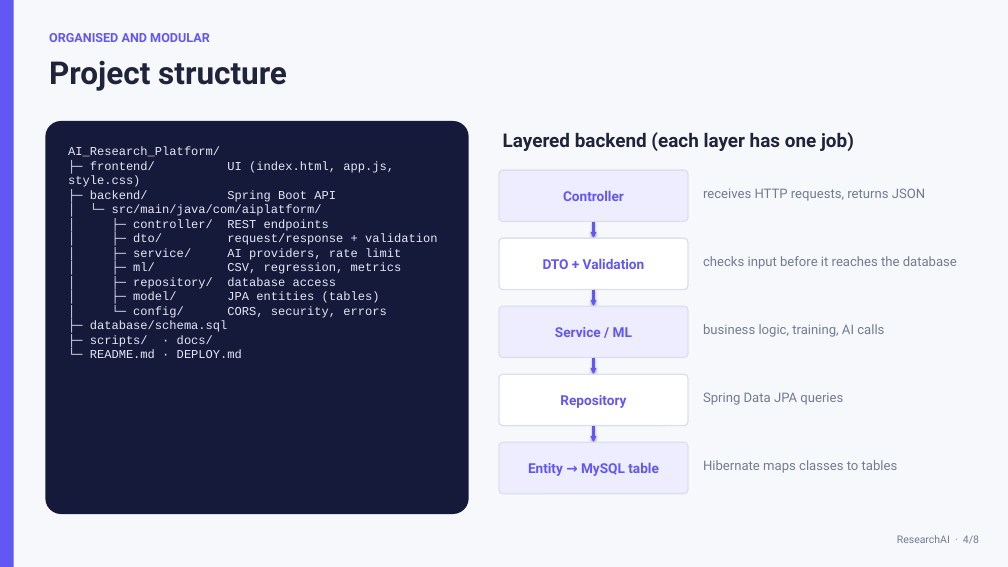
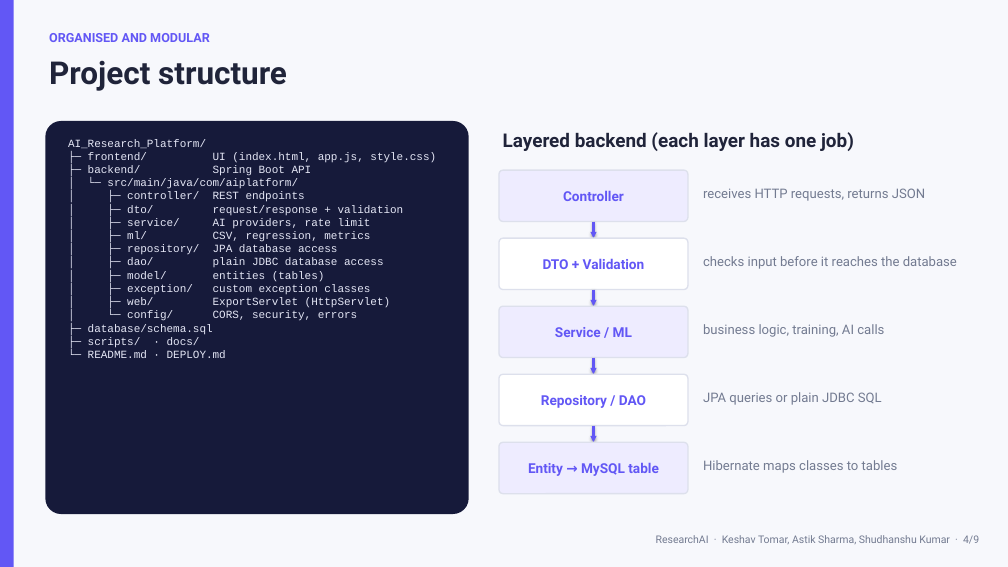
Before and after one commit to keshavtomar1606-gif/AI_Research_Plateform, a slide deck: slide 4 of docs/presentation/ResearchAI_Review1.pptx. Drawn at 1008x567 pixels with LibreOffice and Linux fonts; fonts in the diff are those of the drawing. Boxes give left, top, right and bottom in pixels: in the first picture for what was removed or moved away, otherwise in the second. Text is boxed around its words. In the diff, an @@ line names an element or a change of style, - is before the commit and + after.

```diff
--- a/docs/presentation/ResearchAI_Review1.pptx
+++ b/docs/presentation/ResearchAI_Review1.pptx
@@ text at [68,139,436,358]: text changed; size 11.5 to 10.5 pt @@
-AI_Research_Platform/
-├─ frontend/ UI (index.html, app.js, style.css)
-├─ backend/ Spring Boot API
-│ └─ src/main/java/com/aiplatform/
-│ ├─ controller/ REST endpoints
-│ ├─ dto/ request/response + validation
-│ ├─ service/ AI providers, rate limit
-│ ├─ ml/ CSV, regression, metrics
-│ ├─ repository/ database access
-│ ├─ model/ JPA entities (tables)
-│ └─ config/ CORS, security, errors
-├─ database/schema.sql
-├─ scripts/ · docs/
-└─ README.md · DEPLOY.md
+AI_Research_Platform/
+├─ frontend/ UI (index.html, app.js, style.css)
+├─ backend/ Spring Boot API
+│ └─ src/main/java/com/aiplatform/
+│ ├─ controller/ REST endpoints
+│ ├─ dto/ request/response + validation
+│ ├─ service/ AI providers, rate limit
+│ ├─ ml/ CSV, regression, metrics
+│ ├─ repository/ JPA database access
+│ ├─ dao/ plain JDBC database access
+│ ├─ model/ entities (tables)
+│ ├─ exception/ custom exception classes
+│ ├─ web/ ExportServlet (HttpServlet)
+│ └─ config/ CORS, security, errors
+├─ database/schema.sql
+├─ scripts/ · docs/
+└─ README.md · DEPLOY.md
@@ text in rounded rectangle at [541,395,646,408]: text changed @@
-Repository
+Repository / DAO
@@ text at [703,392,882,405]: text changed @@
-Spring Data JPA queries
+JPA queries or plain JDBC SQL
@@ text at [656,535,979,544]: text changed @@
-ResearchAI · 4/8
+ResearchAI · Keshav Tomar, Astik Sharma, Shudhanshu Kumar · 4/9
```
Also in this commit, not shown: 7 other slides changed, 1 slide added.
